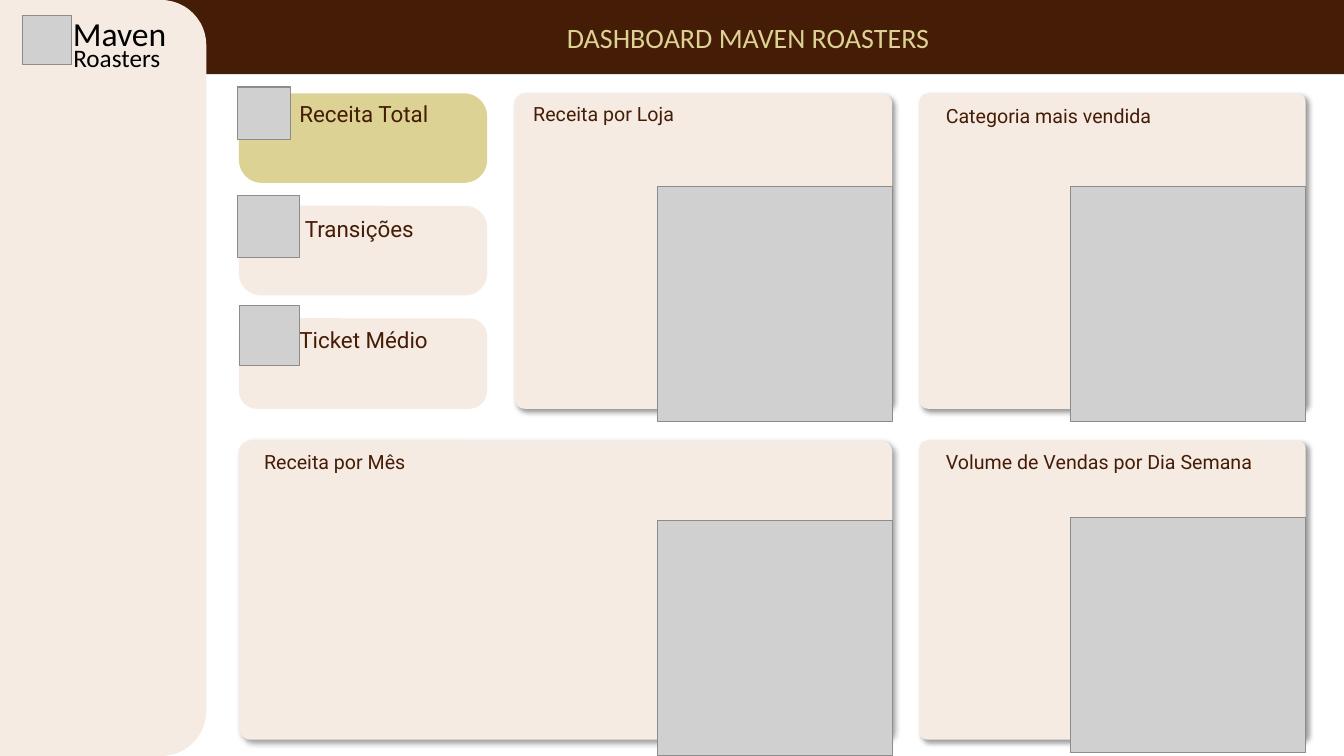
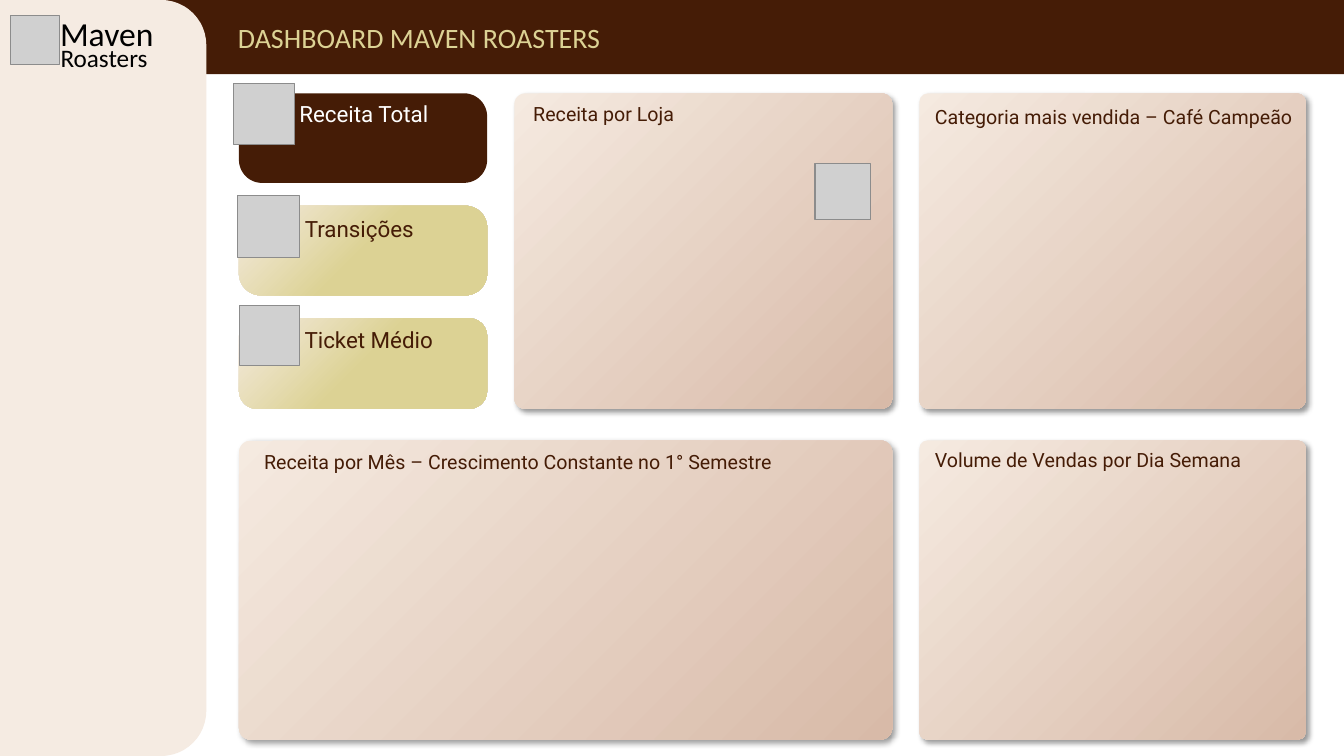
Before and after one commit to Carlos-Rafael-Dev/Data_Analytics, a slide deck: slide 1 of Cafeteria/design-dashboard.pptx. Drawn at 1344x756 pixels with LibreOffice and Linux fonts; fonts in the diff are those of the drawing; grey boxes stand for pictures. Boxes give left, top, right and bottom in pixels: in the first picture for what was removed or moved away, otherwise in the second. Text is boxed around its words. In the diff, an @@ line names an element or a change of style, - is before the commit and + after.

```diff
--- a/Cafeteria/design-dashboard.pptx
+++ b/Cafeteria/design-dashboard.pptx
@@ rounded rectangle "DASHBOARD MAVEN ROASTERS" at [152,0,1344,75]: alignment centre to left @@
@@ 2 texts, 1 picture: place and size @@
-2 texts, 1 picture at [23,15,166,68]
+2 texts, 1 picture at [10,15,153,68]
@@ picture: place and size @@
-picture at [238,87,291,140]
+picture at [234,84,295,145]
@@ rounded rectangle at [239,94,487,184]: fill #DCD294 to #451C06 @@
@@ text "Receita Total" at [299,105,428,123]: text colour #451C06 to #FFFFFF @@
@@ text at [935,109,1292,128]: text changed @@
-Categoria mais vendida
+Categoria mais vendida – Café Campeão
@@ picture added at [816,163,872,220] @@
@@ rounded rectangle at [239,206,487,295]: fill #F5EBE2 to gradient #DCD294 to #F5EBE2 @@
@@ picture removed at [657,187,892,421] @@
@@ picture removed at [1071,187,1306,421] @@
@@ rounded rectangle at [239,319,487,409]: fill #F5EBE2 to gradient #DCD294 to #F5EBE2 @@
@@ text "Ticket Médio" rewrapped from [299,327,428,354] to [305,331,433,348] @@
@@ fill #F5EBE2 to gradient #D8BAA8 to #F6EBE1 in 4 elements at [514,94,892,409], [920,94,1306,409], [239,441,892,740], [920,441,1306,740] @@
@@ text "Volume de Vendas por Dia ...": place and size @@
-text "Volume de Vendas por Dia ..." at [946,454,1252,473]
+text "Volume de Vendas por Dia ..." at [935,452,1241,471]
@@ text at [264,454,771,473]: text changed @@
-Receita por Mês
+Receita por Mês – Crescimento Constante no 1° Semestre
@@ picture removed at [657,520,892,755] @@
@@ picture removed at [1071,518,1306,753] @@
```
